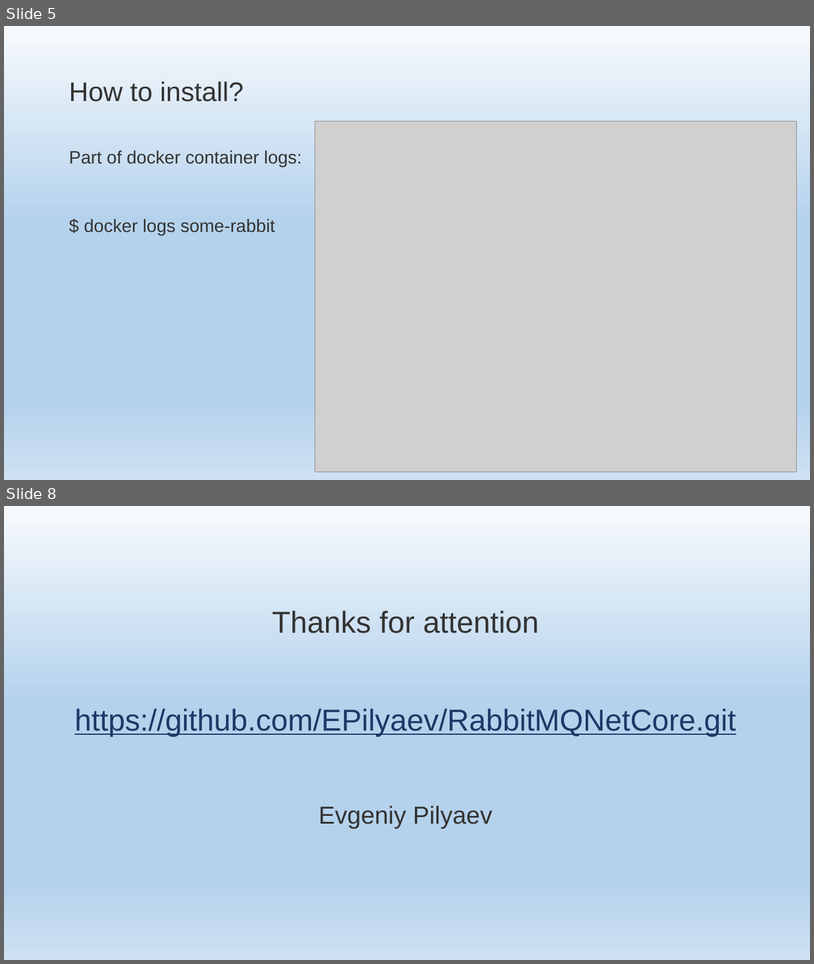
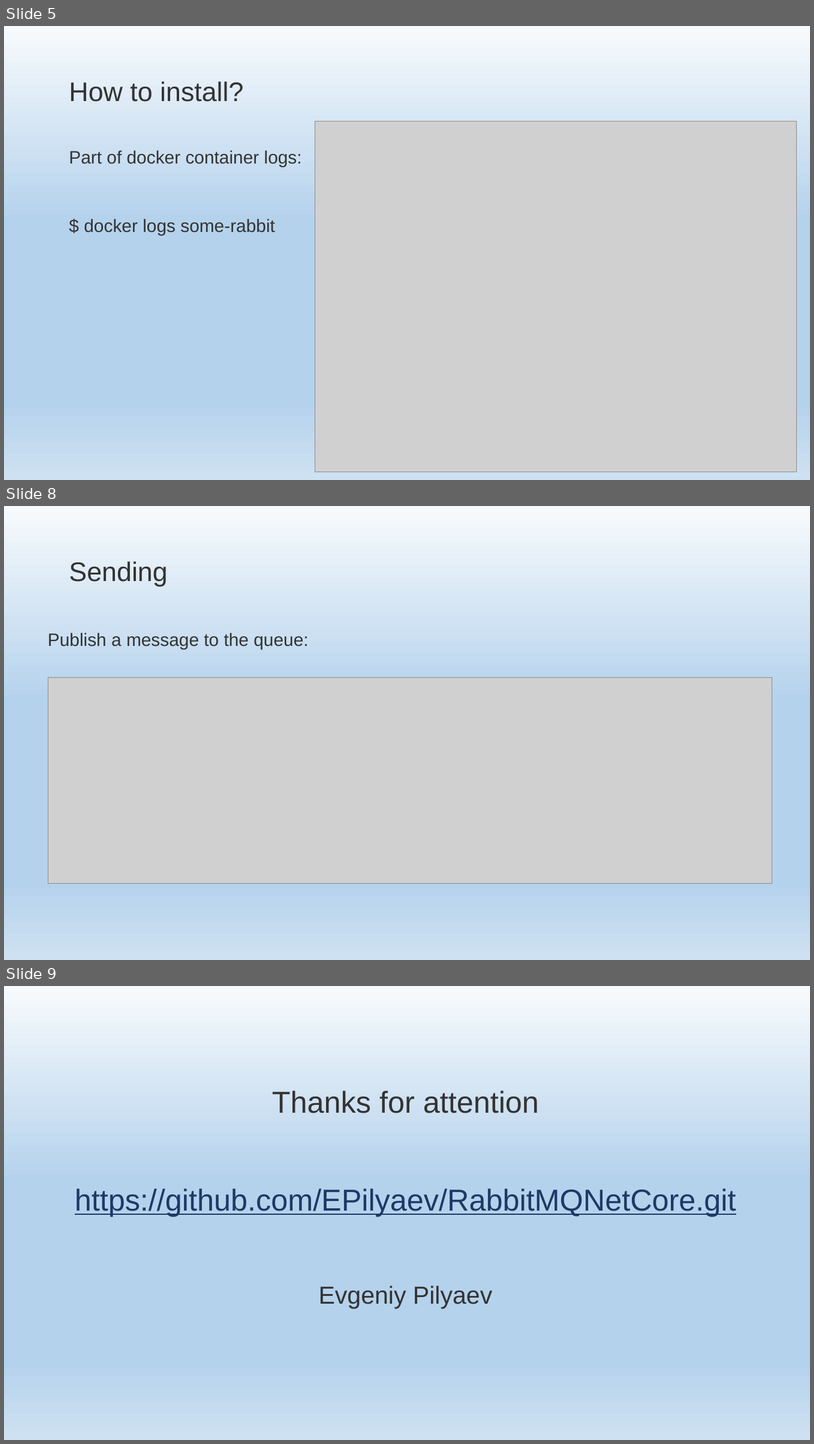
Before and after one commit to EPilyaev/RabbitMQNetCore, a slide deck: RabbitMQNetCore.pptm. Shown one above the other, each under a label of ours: slides 5 and 8 before the commit, slides 5, 8 and 9 after it; the slides between them are not shown. The pictures are 814x964 and 814x1444 pixels, drawn with LibreOffice and Linux fonts; fonts in the diff are those of the drawing; grey boxes stand for pictures; background and template pictures are left out. Boxes give left, top, right and bottom in pixels: in the first picture for what was removed or moved away, otherwise in the second. Text is boxed around its words. In the diff, an @@ line names an element or a change of style, - is before the commit and + after.

Commit message:
Add Sending slides

```diff
--- a/RabbitMQNetCore.pptm
+++ b/RabbitMQNetCore.pptm
@@ slide 8 added at [4, 506, 810, 960], background gradient #F7FAFD to #B5D2EC to #CEE1F2 @@
@@ title added at [69, 561, 167, 586], 48 pt, text #333332 @@
+Sending
@@ text added at [48, 633, 308, 649], 32 pt, text #333332 @@
+Publish a message to the queue:
@@ picture added at [48, 677, 772, 883] @@
@@ what was slide 8 is now slide 9 @@
```
Also in this commit, not shown: 1 slide changed, 1 other slide added, 1 slide removed, 5 other files.
